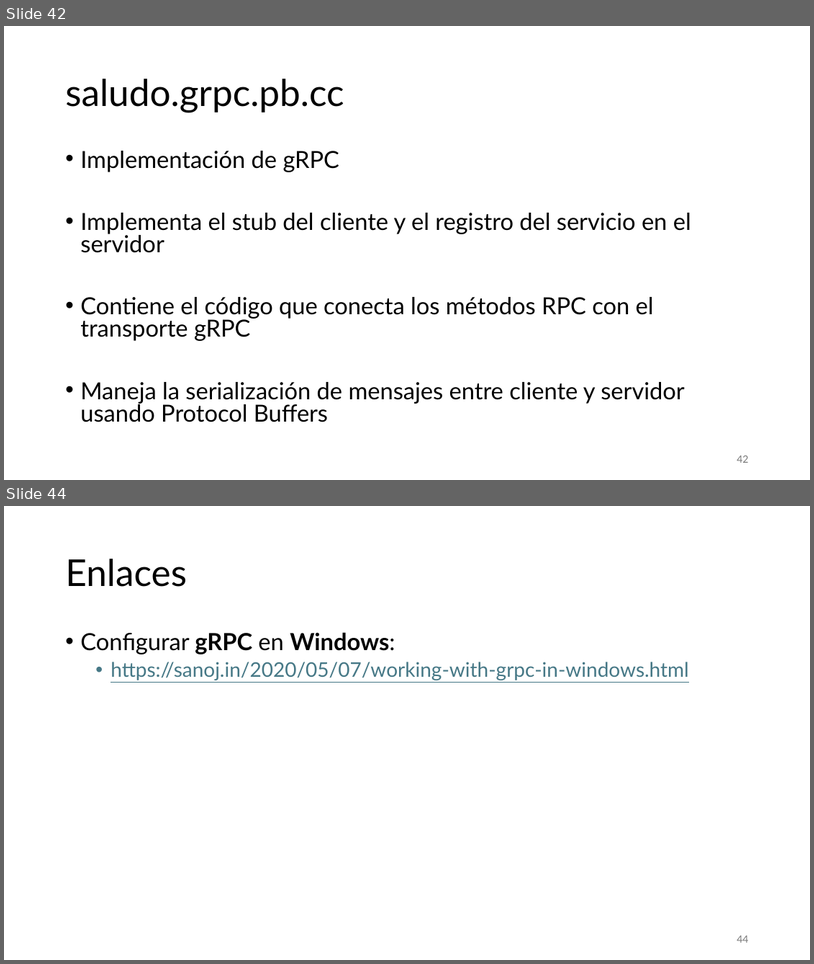
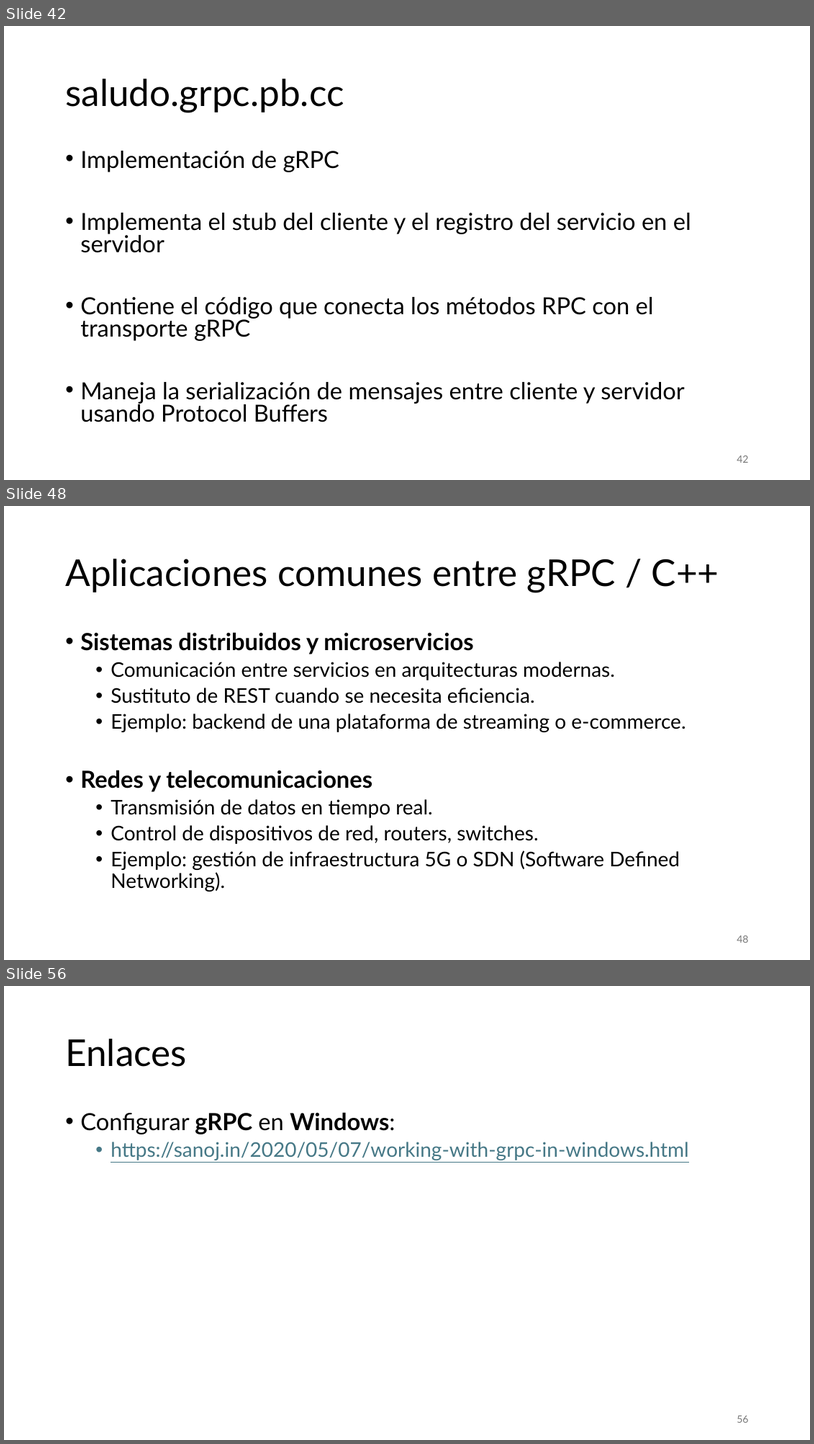
Before and after one commit to aldebarran22/CURSO_CPP_SERVICIOS_30H, a slide deck: doc/3_Comunicacion_microservicios_C++.pptx. Shown one above the other, each under a label of ours: slides 42 and 44 before the commit, slides 42, 48 and 56 after it; the slides between them are not shown. The pictures are 814x964 and 814x1444 pixels, drawn with LibreOffice and Linux fonts; fonts in the diff are those of the drawing. Boxes give left, top, right and bottom in pixels: in the first picture for what was removed or moved away, otherwise in the second. Text is boxed around its words. In the diff, an @@ line names an element or a change of style, - is before the commit and + after.

```diff
--- a/doc/3_Comunicacion_microservicios_C++.pptx
+++ b/doc/3_Comunicacion_microservicios_C++.pptx
@@ slide 48 added at (x1=4, y1=506, x2=810, y2=960), background #FFFFFF @@
@@ title added at (x1=65, y1=559, x2=720, y2=592), 44 pt, text #000000 @@
+Aplicaciones comunes entre gRPC / C++
@@ text added at (x1=80, y1=632, x2=686, y2=891), 24 pt, text #000000 @@
+• Sistemas distribuidos y microservicios
+  • Comunicación entre servicios en arquitecturas modernas.
+  • Sustituto de REST cuando se necesita eficiencia.
+  • Ejemplo: backend de una plataforma de streaming o e-commerce.
+• Redes y telecomunicaciones
+  • Transmisión de datos en tiempo real.
+  • Control de dispositivos de red, routers, switches.
+  • Ejemplo: gestión de infraestructura 5G o SDN (Software Defined Networking).
@@ page number added at (x1=737, y1=935, x2=748, y2=942), 12 pt, text #797979 @@
+48
@@ what was slide 44 is now slide 56 @@
@@ page number at (x1=737, y1=1415, x2=748, y2=1422): text changed @@
-44
+56
```
Also in this commit, not shown: 2 slides changed, 14 other slides added, 7 other files.
